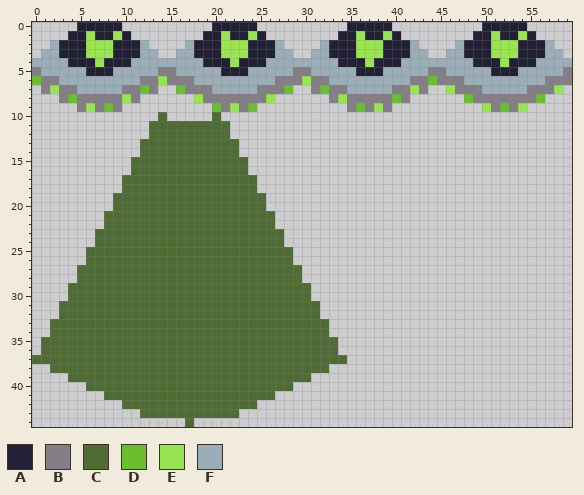
Edited in one commit: pixel-art sprite (Resources/Images/Alien.png). This is how it looked before the edit.
The file is 60x45 pixels.
Palette (. is transparent): A #222034  B #847e87  C #4b692ff7  D #6abe30  E #99e550  F #9badb7
After the commit:
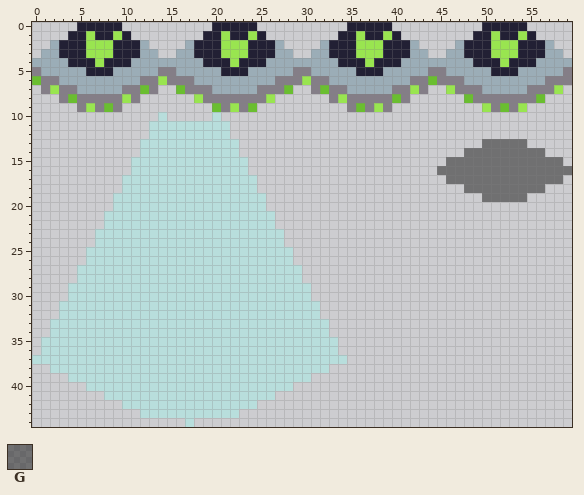
Colours new in this view: G #00000074
Edits made:
Colour C changes from #4b692ff7 to #8ffff556.
Colour G now appears in row 13 at x 50 to 54; in row 14 at x 48 to 56; in row 15 at x 46 to 58; in row 16 at x 45 to 59; in row 17 at x 46 to 58; in row 18 at x 48 to 56.
Colour G now appears in row 19 at x 50 to 54.
Boxes around the changes in both pictures, in picture pixels (x1, y1, x2, y2):
changed: (32, 112, 347, 427)
added: (437, 139, 572, 202)
